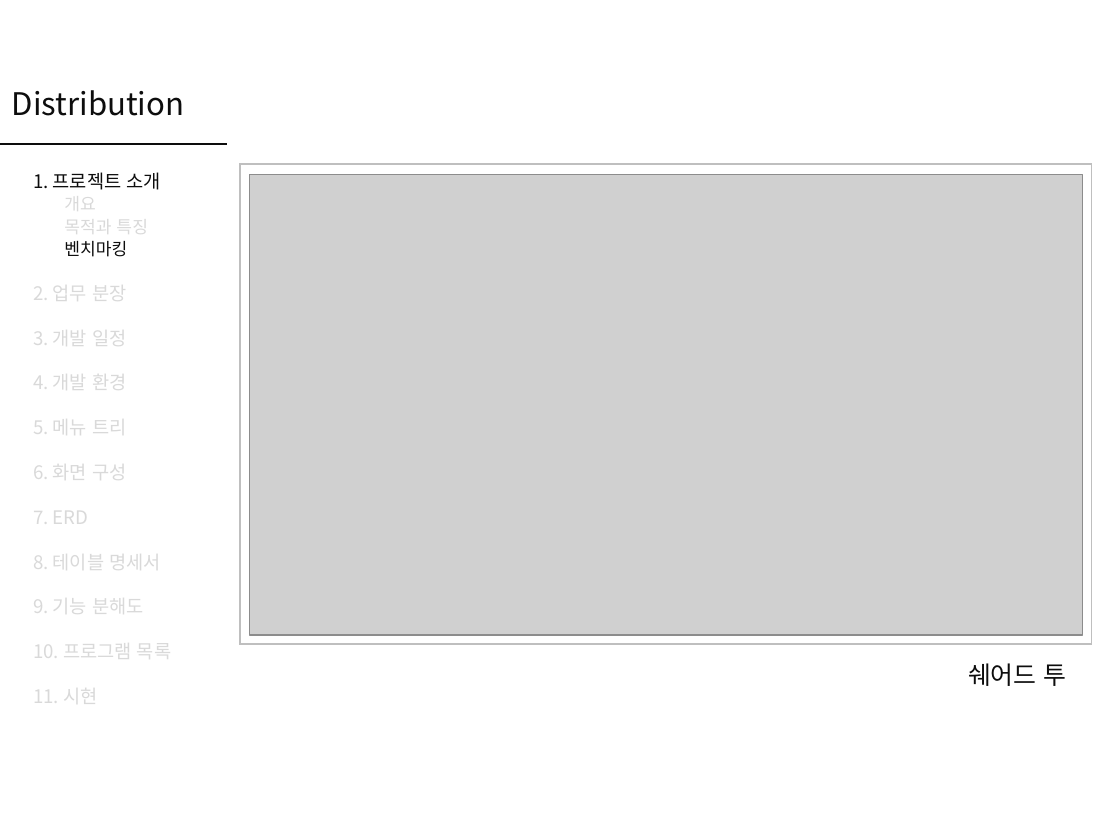
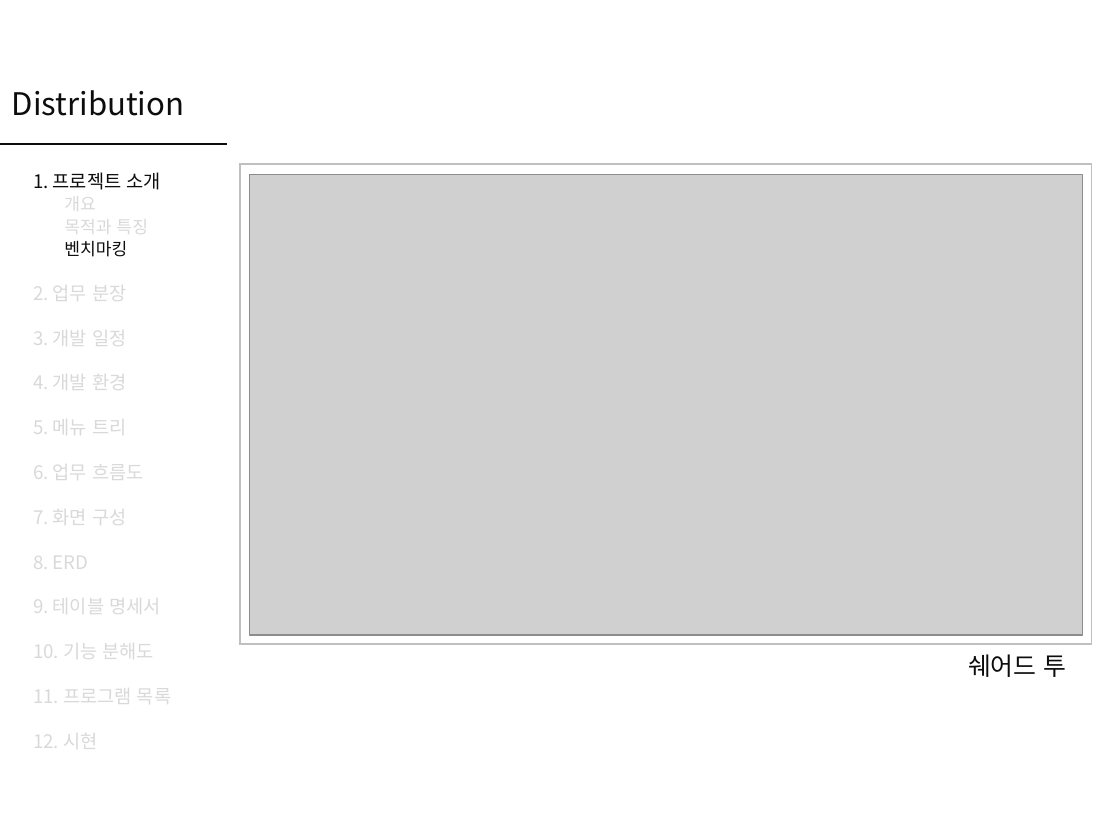
Before and after one commit to Peh9397/Distribution, a slide deck: slide 7 of Distribution.pptx. Drawn at 1120x840 pixels with LibreOffice and Linux fonts; fonts in the diff are those of the drawing; grey boxes stand for pictures. Boxes give left, top, right and bottom in pixels: in the first picture for what was removed or moved away, otherwise in the second. Text is boxed around its words. In the diff, an @@ line names an element or a change of style, - is before the commit and + after.

Commit message:
발표 ppt 파일 업로드 화면구성, 메뉴트리, 업무흐름도 추가

```diff
--- a/Distribution.pptx
+++ b/Distribution.pptx
@@ text at box(33, 458, 171, 754): text changed @@
-6. 화면 구성
-7. ERD
-8. 테이블 명세서
-9. 기능 분해도
-10. 프로그램 목록
-11. 시현
+6. 업무 흐름도
+7. 화면 구성
+8. ERD
+9. 테이블 명세서
+10. 기능 분해도
+11. 프로그램 목록
+12. 시현
@@ text "쉐어드 투": place and size @@
-text "쉐어드 투" at box(968, 663, 1067, 686)
+text "쉐어드 투" at box(968, 654, 1067, 677)
```
Also in this commit, not shown: 14 other slides changed, 6 slides added.
